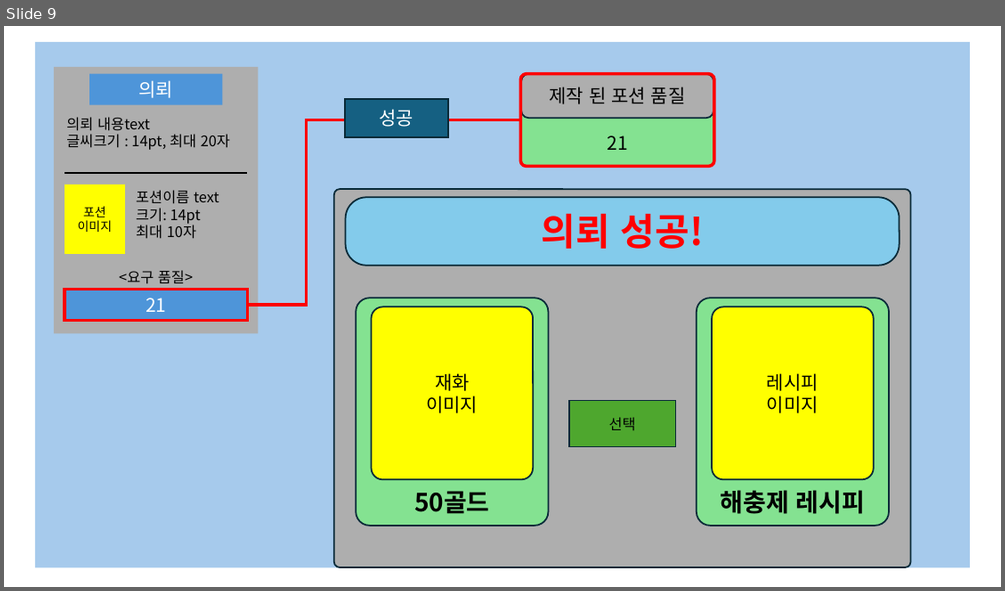
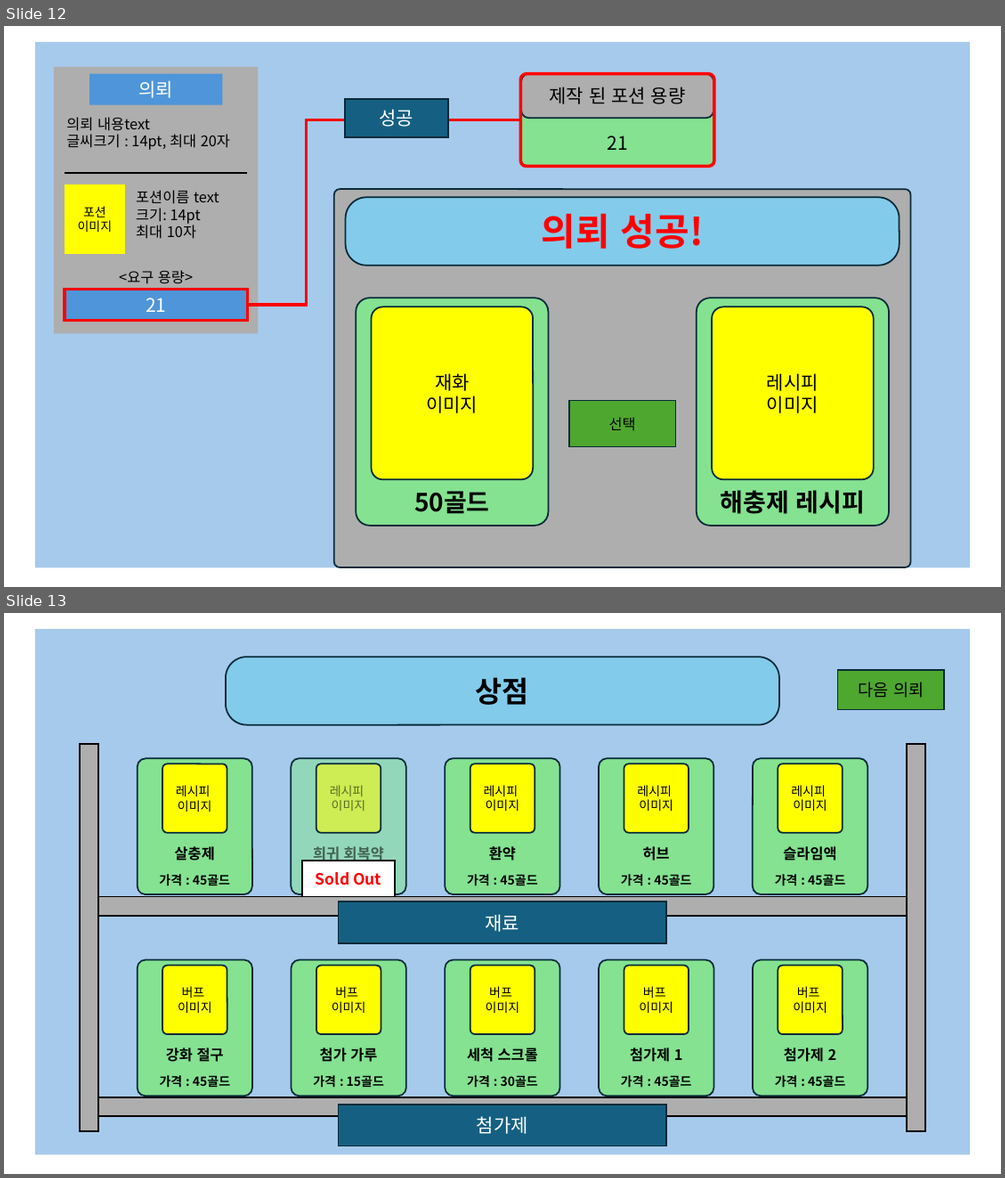
Before and after one commit to gws1017/BlackPotion, a slide deck: document/UI.pptx. Shown one above the other, each under a label of ours: slide 9 before the commit, slides 12 and 13 after it. The pictures are 1005x591 and 1005x1178 pixels, drawn with LibreOffice and Linux fonts; fonts in the diff are those of the drawing. Boxes give left, top, right and bottom in pixels: in the first picture for what was removed or moved away, otherwise in the second. Text is boxed around its words. In the diff, an @@ line names an element or a change of style, - is before the commit and + after.

```diff
--- a/document/UI.pptx
+++ b/document/UI.pptx
@@ slide 13 added at (4,613,1001,1174), background #FFFFFF @@
@@ rectangle added at (35,629,971,1154), fill #A6CAEC @@
@@ rounded rectangle added at (226,657,779,725), fill #83CBEB, outline #092A39 1.5 pt, 28 pt, text #000000, bold @@
+상점
@@ rectangle added at (838,670,945,709), fill #4EA72E, outline #092A39 1.5 pt, 16 pt, text #000000 @@
+다음 의뢰
@@ rectangle added at (80,744,98,1131), fill #AEAEAE, outline #000000 1.5 pt @@
@@ rectangle added at (906,744,925,1131), fill #AEAEAE, outline #000000 1.5 pt @@
@@ rounded rectangle added at (291,758,406,894), fill #84E291 at 55% opacity, outline #092A39 1.5 pt @@
@@ rounded rectangle added at (316,764,380,833), fill #FFFF00 at 55% opacity, outline #092A39 1.5 pt, 12 pt, text #000000 at 55% opacity @@
+레시피
+이미지
@@ group added at (138,758,252,894): 2 rounded rectangles, 2 texts @@
+가격 : 45골드
+레시피
+이미지
+살충제
@@ text added at (313,846,384,863), 14 pt, text #000000 at 55% opacity, bold @@
+희귀 회복약
@@ group added at (445,758,560,894): 2 rounded rectangles, 2 texts @@
+가격 : 45골드
+레시피
+이미지
+환약
@@ group added at (599,758,713,894): 2 rounded rectangles, 2 texts @@
+가격 : 45골드
+레시피
+이미지
+허브
@@ group added at (752,758,867,894): 2 rounded rectangles, 2 texts @@
+가격 : 45골드
+레시피
+이미지
+슬라임액
@@ rectangle added at (302,860,395,896), fill #FFFFFF, outline #000000 1.5 pt, 15 pt, text #FF0000, bold @@
+Sold Out
@@ text added at (313,872,384,885), 12 pt, text #000000 at 55% opacity, bold @@
+가격 : 75골드
@@ rectangle added at (98,897,906,916), fill #AEAEAE, outline #000000 1.5 pt @@
@@ rectangle added at (339,901,666,943), fill #156082, outline #092A39 1.5 pt, 18 pt, text #FFFFFF @@
+재료
@@ group added at (138,960,252,1096): 2 rounded rectangles, 2 texts @@
+가격 : 45골드
+버프
+이미지
+강화 절구
@@ group added at (291,960,406,1096): 2 rounded rectangles, 2 texts @@
+가격 : 15골드
+버프
+이미지
+첨가 가루
@@ group added at (445,960,560,1096): 2 rounded rectangles, 2 texts @@
+가격 : 30골드
+버프
+이미지
+세척 스크롤
@@ group added at (599,960,713,1096): 2 rounded rectangles, 2 texts @@
+가격 : 45골드
+버프
+이미지
+첨가제 1
@@ group added at (752,960,867,1096): 2 rounded rectangles, 2 texts @@
+가격 : 45골드
+버프
+이미지
+첨가제 2
@@ rectangle added at (98,1097,906,1116), fill #AEAEAE, outline #000000 1.5 pt @@
@@ rectangle added at (339,1104,666,1146), fill #156082, outline #092A39 1.5 pt, 18 pt, text #FFFFFF @@
+첨가제
@@ what was slide 9 is now slide 12 @@
@@ slide 12 changed as well @@
@@ text in rounded rectangle at (550,87,686,104): text changed @@
-제작 된 포션 품질
+제작 된 포션 용량
@@ text at (119,270,193,284): text changed @@
-<요구 품질>
+<요구 용량>
```
Also in this commit, not shown: 9 other slides changed, 3 other slides added, 2 other files.
